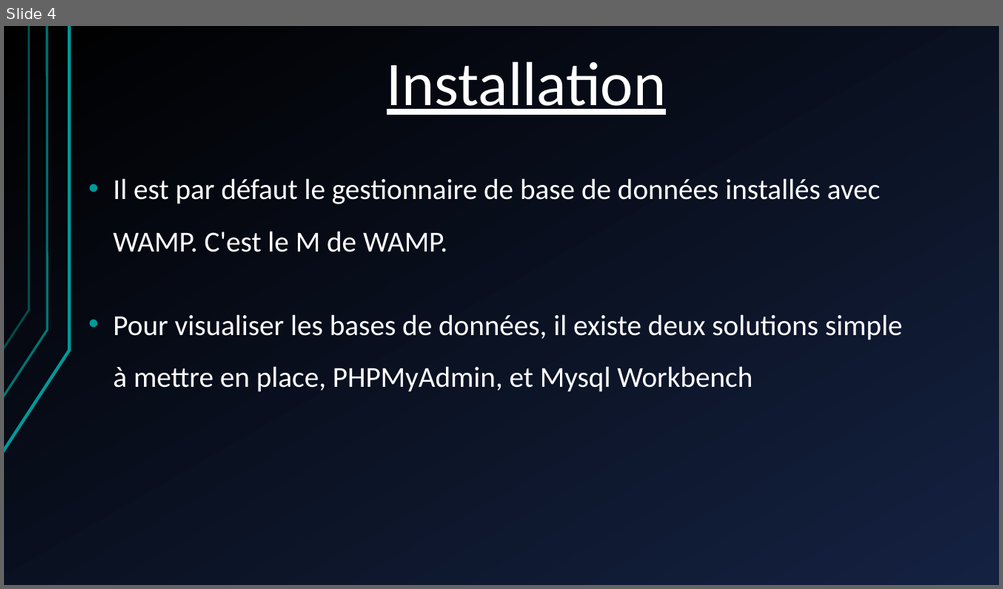
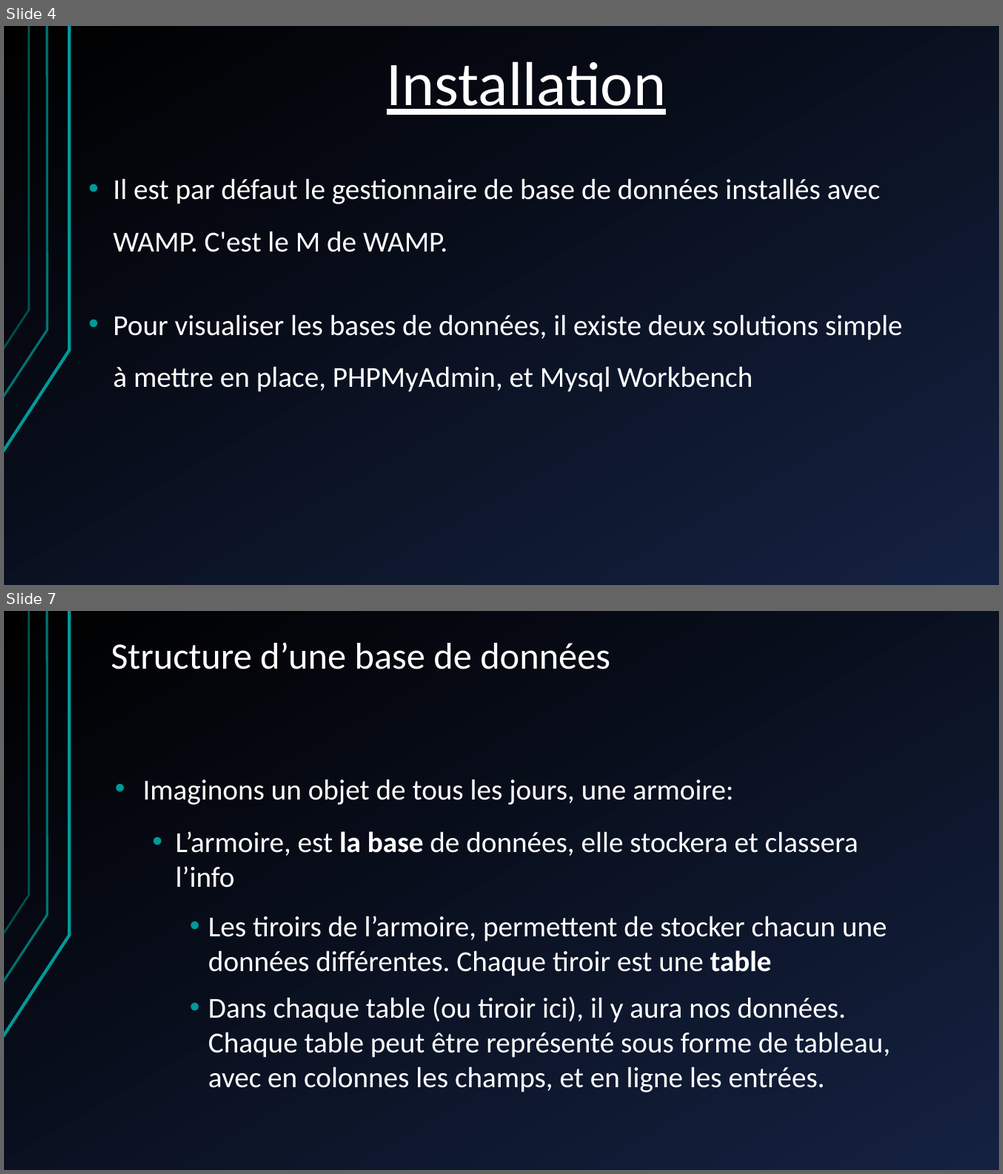
Before and after one commit to shyne99/formation-web, a slide deck: Seance 4 SQL PHP.ppt. Shown one above the other, each under a label of ours: slide 4 before the commit, slides 4 and 7 after it; the slides between them are not shown. The pictures are 1003x589 and 1003x1174 pixels, drawn with LibreOffice and Linux fonts; fonts in the diff are those of the drawing. Boxes give left, top, right and bottom in pixels: in the first picture for what was removed or moved away, otherwise in the second. Text is boxed around its words. In the diff, an @@ line names an element or a change of style, - is before the commit and + after.

```diff
--- a/Seance 4 SQL PHP.ppt
+++ b/Seance 4 SQL PHP.ppt
@@ slide 7 added at box(4, 611, 999, 1170), background gradient #000000 to #142141; not listed: 3 template elements that a slide beside it also shows @@
@@ text added at box(111, 642, 610, 669), 36 pt, text #FFFFFF @@
+Structure d’une base de données
@@ text added at box(143, 779, 890, 1093), 28 pt, text #FFFFFF @@
+• Imaginons un objet de tous les jours, une armoire:
+  • L’armoire, est la base de données, elle stockera et classera l’info
+    • Les tiroirs de l’armoire, permettent de stocker chacun une données différentes. Chaque tiroir est une table
+    • Dans chaque table (ou tiroir ici), il y aura nos données. Chaque table peut être représenté sous forme de tableau, avec en colonnes les champs, et en ligne les entrées.
```
Also in this commit, not shown: 4 other slides changed, 17 other slides added, 16 slides removed.
